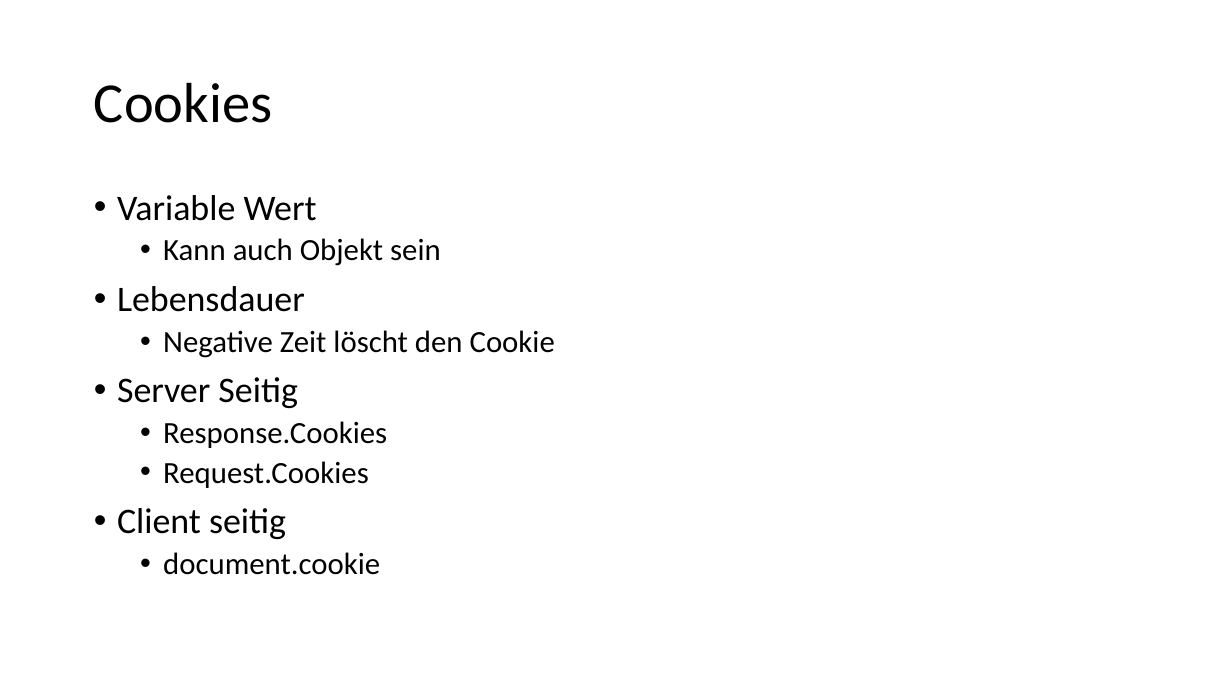
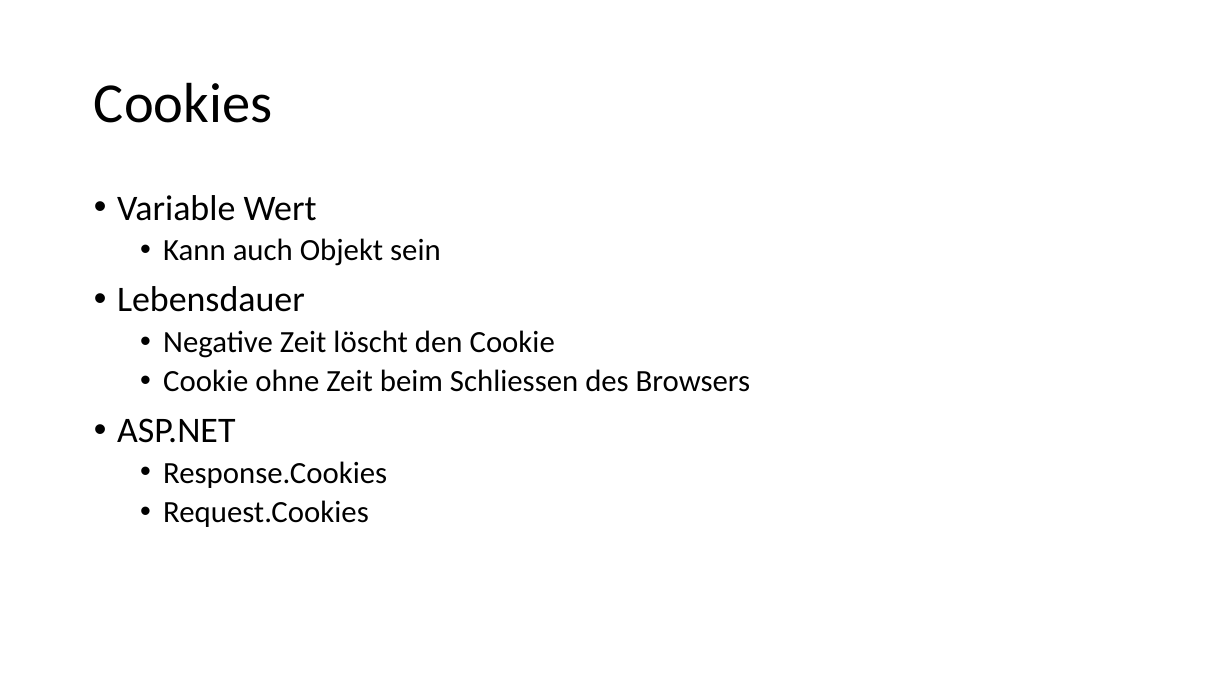
Before and after one commit to ppedvAG/WebformsKurs, a slide deck: slide 21 of 05AddingFunctionality.pptx (slide 20 before the commit). Drawn at 1232x693 pixels with LibreOffice and Linux fonts; fonts in the diff are those of the drawing. Boxes give left, top, right and bottom in pixels: in the first picture for what was removed or moved away, otherwise in the second. Text is boxed around its words. In the diff, an @@ line names an element or a change of style, - is before the commit and + after.

```diff
--- a/05AddingFunctionality.pptx
+++ b/05AddingFunctionality.pptx
@@ text at (x1=117, y1=369, x2=750, y2=443): text changed; size 28 to 24 pt @@
-• Server Seitig
+  • Cookie ohne Zeit beim Schliessen des Browsers
+• ASP.NET
@@ text at (x1=117, y1=508, x2=380, y2=575): paragraphs removed @@
-• Client seitig
-  • document.cookie
```
Also in this commit, not shown: 2 slides added, 16 other files.
